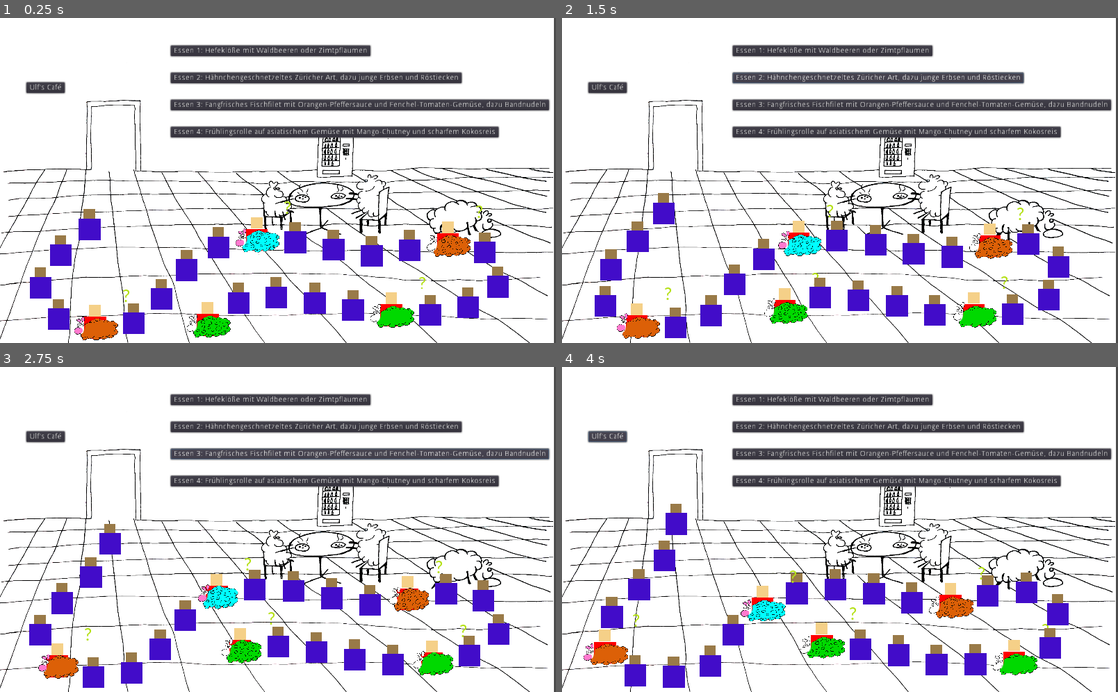
Above: before the commit, frames 1-4 (two rows, left to right).
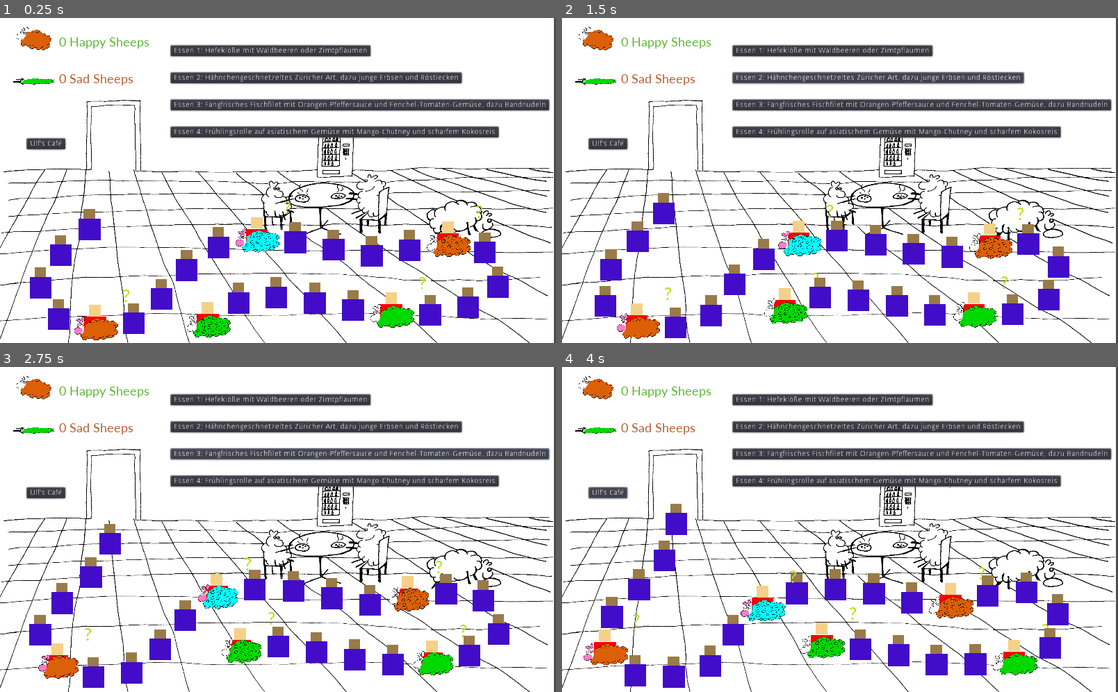
Above: after the commit, the same moments.

Repository: onsetsu/HPIGameJam
Game: Godot game, scene res://Scenes/Mensa.tscn
Two runs of this game, one before a commit and one after it. Both use one fixed random seed, a clock stepped at 60 frames per second and the inputs below.
Inputs:
- Up to frame 1 (0.25 s): no input
- Up to frame 2 (1.5 s): click "Essen 1: Hefeklöße mit Waldbe…" at 0.5 s; click "Essen 2: Hähnchengeschnetzelt…" at 1.25 s
- Up to frame 3 (2.75 s): click "Essen 3: Fangfrisches Fischfi…" at 2 s
- Up to frame 4 (4 s): click "Essen 4: Frühlingsrolle auf a…" at 2.75 s; click "Ulf's Café" at 3.5 s

The runs differ from the first frame. In frame 1, 1.2% of the frame differs, in the area x 2-27%, y 2-41%; in frame 2, 1.2%; in frame 3, 1.2%; in frame 4, 1.2%.

Commit message:
counters

Diff:
--- a/Scenes/Mensa.tscn
+++ b/Scenes/Mensa.tscn
@@ -1,10 +1,19 @@
-[gd_scene load_steps=6 format=2]
+[gd_scene load_steps=12 format=2]
 
 [ext_resource path="res://Scripts/Mensa.gd" type="Script" id=1]
 [ext_resource path="res://Sprites/Mensaschafe_klein.png" type="Texture" id=2]
-[ext_resource path="res://Scenes/Dish.tscn" type="PackedScene" id=3]
-[ext_resource path="res://Scenes/Queue.tscn" type="PackedScene" id=4]
-[ext_resource path="res://Scenes/Sheep_Details.tscn" type="PackedScene" id=5]
+[ext_resource path="res://Lato-Regular.ttf" type="DynamicFontData" id=3]
+[ext_resource path="res://Sprites/Kopf_weiss.png" type="Texture" id=4]
+[ext_resource path="res://Sprites/Körper_orange.png" type="Texture" id=5]
+[ext_resource path="res://Sprites/Kopf_schwarz.png" type="Texture" id=6]
+[ext_resource path="res://Sprites/Körper_gruen.png" type="Texture" id=7]
+[ext_resource path="res://Scenes/Dish.tscn" type="PackedScene" id=8]
+[ext_resource path="res://Scenes/Queue.tscn" type="PackedScene" id=9]
+[ext_resource path="res://Scenes/Sheep_Details.tscn" type="PackedScene" id=10]
+
+[sub_resource type="DynamicFont" id=1]
+size = 24
+font_data = ExtResource( 3 )
 
 [node name="Mensa" type="Node2D"]
 script = ExtResource( 1 )
@@ -14,11 +23,61 @@
 scale = Vector2( 0.550162, 0.499426 )
 texture = ExtResource( 2 )
 
+[node name="points" type="Node2D" parent="."]
+
+[node name="happy_sheeps" type="Label" parent="points"]
+margin_left = 108.893
+margin_top = 29.4892
+margin_right = 296.893
+margin_bottom = 68.4892
+custom_fonts/font = SubResource( 1 )
+custom_colors/font_color = Color( 0.364706, 0.721569, 0.203922, 1 )
+text = "X Happy Sheeps"
+
+[node name="sad_sheeps" type="Label" parent="points"]
+margin_left = 108.893
+margin_top = 97.9103
+margin_right = 292.893
+margin_bottom = 136.91
+custom_fonts/font = SubResource( 1 )
+custom_colors/font_color = Color( 0.721569, 0.372549, 0.203922, 1 )
+text = "X Sad Sheeps"
+
+[node name="happy" type="Node2D" parent="points"]
+editor/display_folded = true
+position = Vector2( 60.7044, 37.9531 )
+rotation = 0.284019
+scale = Vector2( 0.017, 0.017 )
+__meta__ = {
+"_edit_group_": true
+}
+
+[node name="Sprite" type="Sprite" parent="points/happy"]
+texture = ExtResource( 4 )
+
+[node name="Sprite2" type="Sprite" parent="points/happy"]
+texture = ExtResource( 5 )
+
+[node name="sad" type="Node2D" parent="points"]
+editor/display_folded = true
+position = Vector2( 59.8251, 116.871 )
+scale = Vector2( 0.02, 0.005 )
+__meta__ = {
+"_edit_group_": true
+}
+
+[node name="Sprite" type="Sprite" parent="points/sad"]
+texture = ExtResource( 6 )
+
+[node name="Sprite2" type="Sprite" parent="points/sad"]
+texture = ExtResource( 7 )
+
 [node name="dishes" type="Node2D" parent="."]
+editor/display_folded = true
 position = Vector2( 314.366, 50.692 )
 
-[node name="Ulf's Café" parent="dishes" instance=ExtResource( 3 )]
-position = Vector2( -265.941, 68.0187 )
+[node name="Ulf's Café" parent="dishes" instance=ExtResource( 8 )]
+position = Vector2( -265.084, 171.761 )
 _name = "Ulf's Café"
 _number = 5
 
--- a/Scenes/Sheep_Graphic.tscn
+++ b/Scenes/Sheep_Graphic.tscn
@@ -62,8 +62,7 @@
 "values": [ Vector2( 1, 1.1 ), Vector2( 2.24, 0.26 ) ]
 }
 
-[sub_resource type="Animation" id=1]
-resource_name = "idle"
+[sub_resource type="Animation" id=2]
 length = 2.0
 loop = true
 tracks/0/type = "value"
@@ -127,8 +126,7 @@
 "values": [ Vector2( 1.1, 1 ), Vector2( 1, 1.09982 ) ]
 }
 
-[sub_resource type="Animation" id=2]
-resource_name = "success"
+[sub_resource type="Animation" id=3]
 length = 2.5
 tracks/0/type = "value"
 tracks/0/path = NodePath("body:position")
@@ -207,7 +205,6 @@
 script = ExtResource( 1 )
 
 [node name="body" type="Node2D" parent="."]
-editor/display_folded = true
 position = Vector2( -18.7537, 6.72586 )
 rotation = -0.000161059
 scale = Vector2( 1.04102, 1.05887 )
@@ -251,7 +248,6 @@
 [node name="none" type="Sprite" parent="body/pattern"]
 
 [node name="head" type="Node2D" parent="."]
-editor/display_folded = true
 position = Vector2( -43.4722, -97.8129 )
 scale = Vector2( 1, 1.1 )
 __meta__ = {
@@ -269,6 +265,6 @@
 
 [node name="anim_player" type="AnimationPlayer" parent="."]
 autoplay = "idle"
-anims/failure = SubResource( 3 )
-anims/idle = SubResource( 1 )
-anims/success = SubResource( 2 )
+anims/failure = SubResource( 1 )
+anims/idle = SubResource( 2 )
+anims/success = SubResource( 3 )
--- a/Scripts/Mensa.gd
+++ b/Scripts/Mensa.gd
@@ -1,4 +1,7 @@
 extends Node2D
+
+var happy_sheeps = 0
+var sad_sheeps = 0
 
 var hungry_sheep
 var ingredients_scene = preload("res://Scripts/Ingredients.gd")
@@ -31,7 +34,8 @@
     $dishes.add_child(ulf)
 
 func _process(delta):
-    pass
+    $points/happy_sheeps.text = str(happy_sheeps) + ' Happy Sheeps'
+    $points/sad_sheeps.text = str(sad_sheeps) + ' Sad Sheeps'
 
 # show details
 # -------------------------------------------------------------------------
@@ -98,9 +102,11 @@
 	return true
 
 func success(sheep):
+    happy_sheeps += 1
     sheep.success_anim()
     print('What a happy sheep!')
 
 func failure(sheep):
+    sad_sheeps += 1
     sheep.failure_anim()
     print('Oh no! Your sheep died.')
Not shown: 2 places in Scenes/Mensa.tscn that only renumber resources
Not shown: 1 places in Scenes/Sheep_Graphic.tscn that only renumber resources
Not shown, changed: .gitignore
